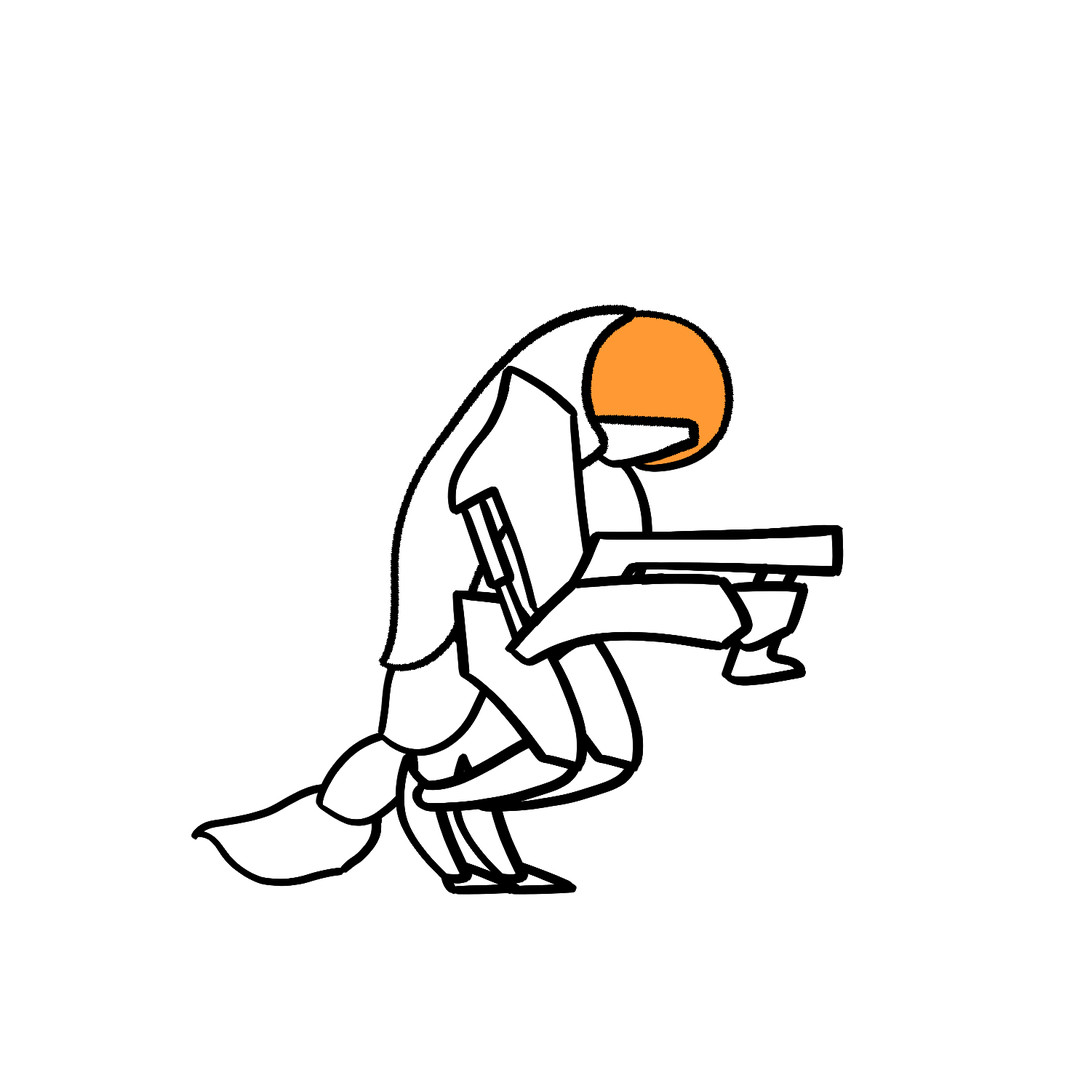
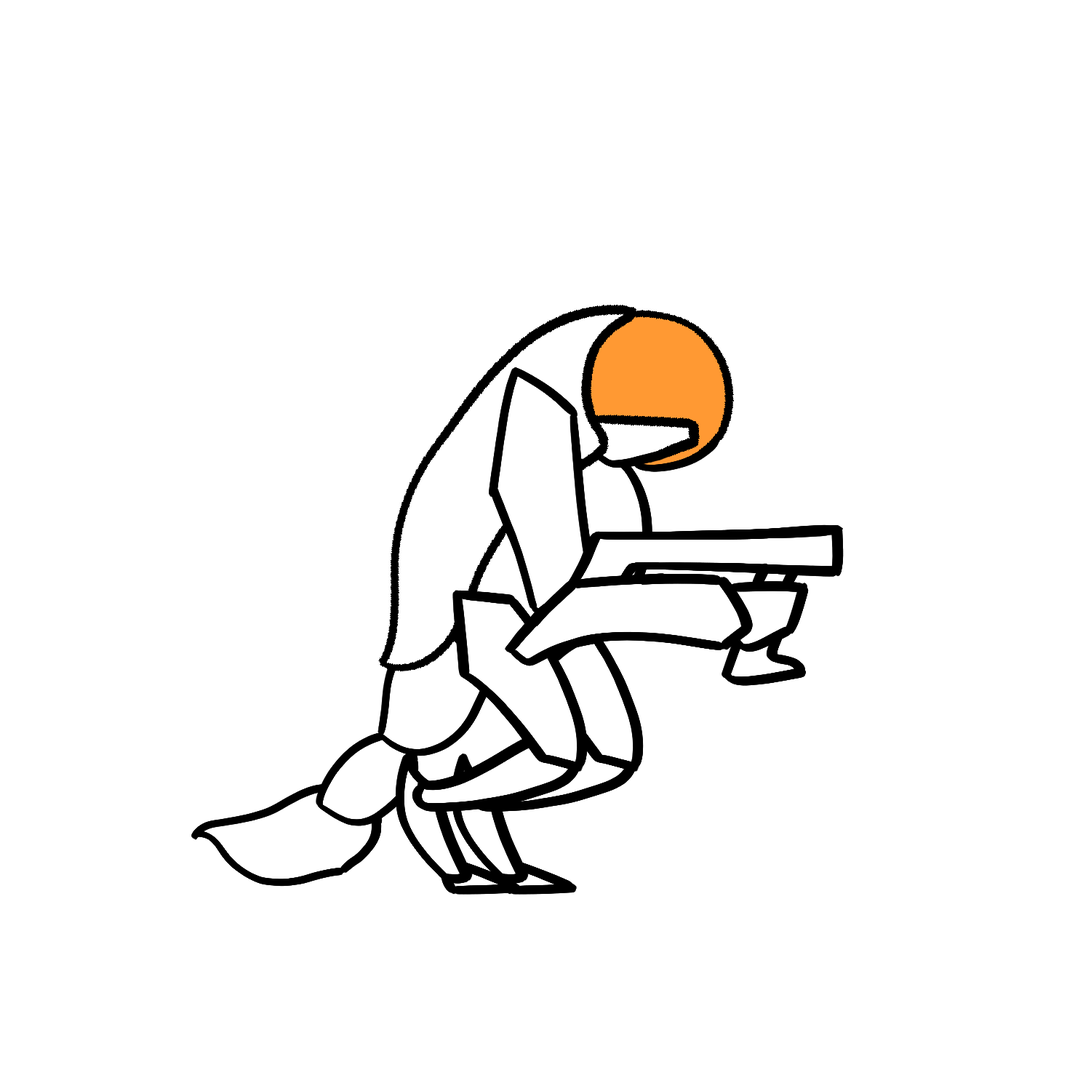
Layered file, before and after one edit (w=1091, h=1091). Changes by layer:
painted on "Upper Arm" over [447, 366, 519, 591]
removed layer "Ulna" (1st of 2) over [488, 561, 525, 640]
renamed "Leg 1_A" to "RightLeg_1", painted on it over [494, 590, 525, 640]
renamed "Head" to "Body", painted on it over [447, 366, 525, 640]
removed layer "Body" (1st of 3) over [447, 435, 525, 640]
renamed "Leg 1_A copy" to "LeftLeg_1", painted on it over [494, 590, 525, 640]
